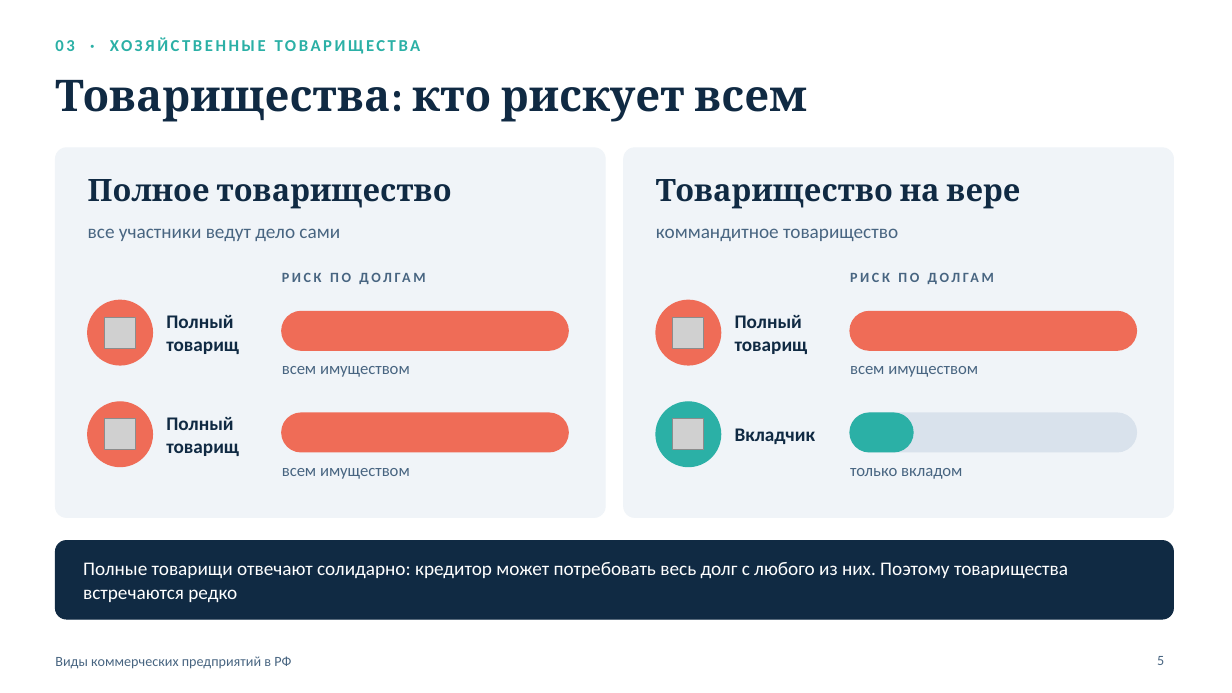
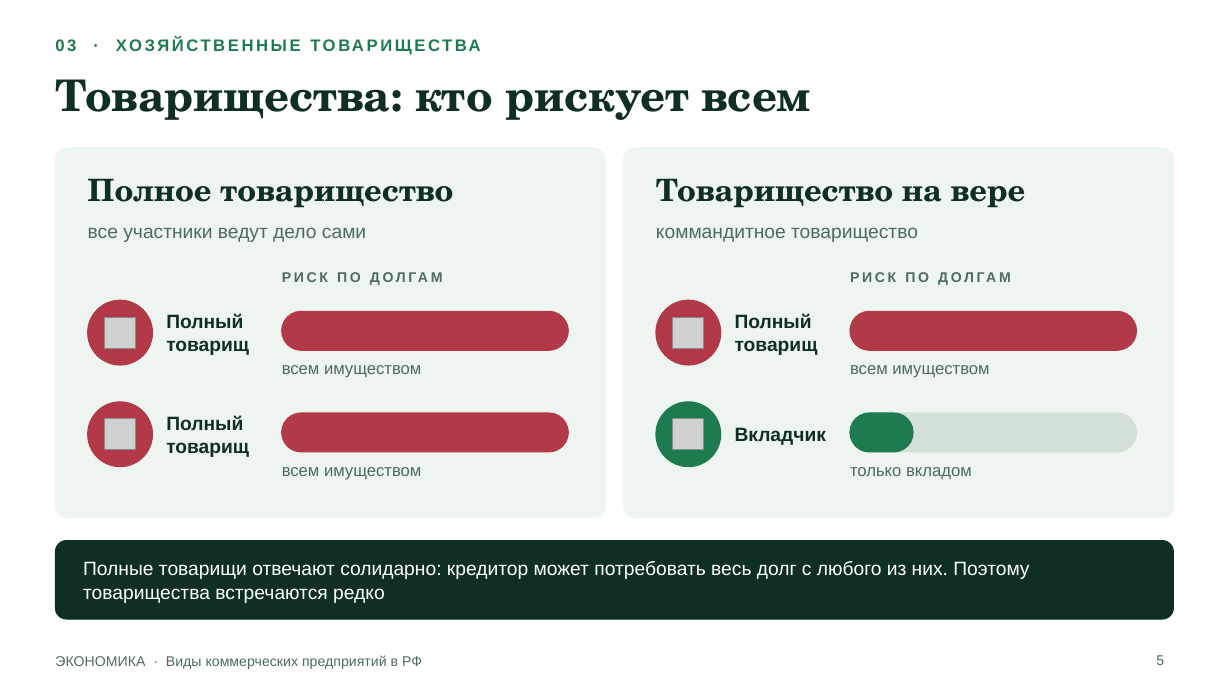
Before and after one commit to pwrnr4cts8-collab/musor, a slide deck: slide 5 of vidy_predpriyatiy/Виды_коммерческих_предприятий_РФ.pptx. Drawn at 1232x693 pixels with LibreOffice and Linux fonts; fonts in the diff are those of the drawing; grey boxes stand for pictures; background and template pictures are left out. Boxes give left, top, right and bottom in pixels: in the first picture for what was removed or moved away, otherwise in the second. Text is boxed around its words. In the diff, an @@ line names an element or a change of style, - is before the commit and + after.

```diff
--- a/vidy_predpriyatiy/Виды_коммерческих_предприятий_РФ.pptx
+++ b/vidy_predpriyatiy/Виды_коммерческих_предприятий_РФ.pptx
@@ text "03 · ХОЗЯЙСТВЕННЫЕ ТОВАРИЩЕСТВА" at [55, 39, 76, 51]: font Calibri to Arial, text colour #2BB0A6 to #1E7B4F @@
@@ rounded rectangle at [55, 148, 605, 518]: fill #F0F4F8 to #EEF4F0; outline #F0F4F8 0.75 pt to #EEF4F0 0.75 pt @@
@@ rounded rectangle at [624, 148, 1174, 518]: fill #F0F4F8 to #EEF4F0; outline #F0F4F8 0.75 pt to #EEF4F0 0.75 pt @@
@@ font Cambria to TeX Gyre Schola, text colour #102A43 to #0F2E24 in 3 elements at [55, 79, 812, 120], [88, 178, 453, 208], [656, 178, 1026, 208] @@
@@ fill #EF6C57 to #B23A48; outline #EF6C57 1 pt to #B23A48 1 pt in 6 elements at [88, 300, 152, 365], [282, 311, 568, 350], [88, 402, 152, 467], [282, 413, 568, 452], [656, 300, 721, 365], [850, 311, 1137, 350] @@
@@ ellipse at [656, 402, 721, 467]: fill #2BB0A6 to #1E7B4F; outline #2BB0A6 1 pt to #1E7B4F 1 pt @@
@@ font Calibri to Arial, text colour #102A43 to #0F2E24 in 4 elements at [166, 313, 249, 355], [166, 415, 249, 457], [735, 313, 818, 355], [735, 427, 826, 445] @@
@@ rounded rectangle at [850, 413, 913, 452]: fill #2BB0A6 to #1E7B4F; outline #2BB0A6 1 pt to #1E7B4F 1 pt @@
@@ rounded rectangle at [850, 413, 1137, 452]: fill #D9E2EC to #D3E0D8; outline #D9E2EC 1 pt to #D3E0D8 1 pt @@
@@ rounded rectangle at [55, 541, 1174, 619]: fill #102A43 to #0F2E24; outline #102A43 0.75 pt to #0F2E24 0.75 pt @@
@@ text "Полные товарищи отвечают солидарно: кредитор ..." at [83, 561, 1029, 603]: font Calibri to Arial @@
@@ text at [55, 655, 422, 669]: text changed; font Calibri to Arial; text colour #486581 to #4D6B5F @@
-Виды коммерческих предприятий в РФ
+ЭКОНОМИКА · Виды коммерческих предприятий в РФ
@@ font Calibri to Arial, text colour #486581 to #4D6B5F in 9 elements at [88, 227, 366, 242], [282, 263, 559, 291], [282, 365, 421, 378], [282, 467, 421, 480], [656, 227, 918, 242], [850, 263, 1128, 291], [850, 365, 989, 378], [850, 467, 972, 479], [1156, 655, 1164, 665] @@
```
Also in this commit, not shown: 7 other slides changed, 1 other file.
